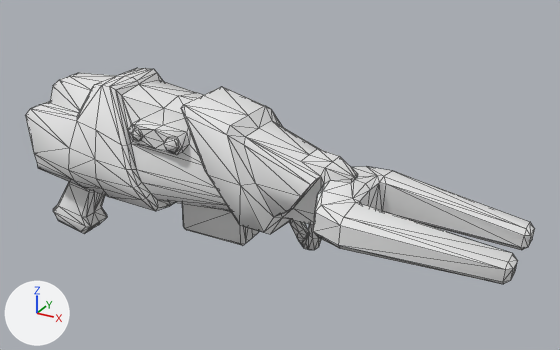
What one commit did to the OBJ model target/default/models/weapons/lightning/tris.obj.
Before and after are seen from a 50 mm camera at (22.4, -34.4, 41.2) aimed at (2.9, 1.2, 23.4). The lights are fixed; the arrows at lower left show +X, +Y and +Z. Mesh edges are drawn as thin lines. Where no turn or scale is listed for an object, it has been applied to the vertices.

Script lines for the objects in view, before the commit:
```python
me_tris = bpy.data.meshes.new('tris')
me_tris.from_pydata(...)  # 589 vertices, 1178 faces; spans x -13.8..16.9, y -3.8..3.8, z 16.9..28.1
me_tris.materials.append(mat_material02)  # white #e7e7e7
ob_tris = bpy.data.objects.new('tris', me_tris)
ob_tris.location = (0.0, 0.0, 0.0)
```
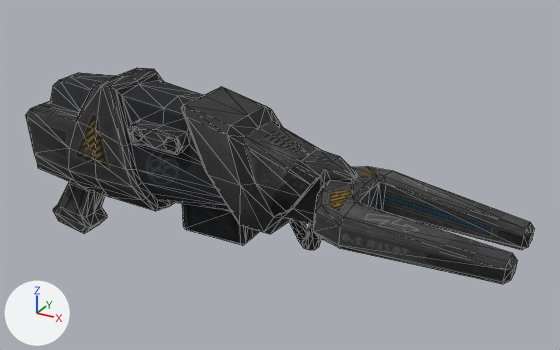
The edits, one by one:
Picture 'skin.tga' (img_skin_tga) is new.
Material 'skin' (mat_skin) is new.
Its texture is img_skin_tga.
Its roughness is 1.0.
me_tris has 589 vertices, 1178 faces and spans x -13.8..16.9, y -3.8..3.8, z 16.9..28.1.
me_tris no longer uses material mat_material02 (white #e7e7e7).
me_tris now uses material mat_skin (picture img_skin_tga).

Where the change shows, as pixel boxes (x1, y1, x2, y2) in the pictures (560 x 350 px):
'tris', recoloured (white to black)
    both: (26, 68, 535, 284)
